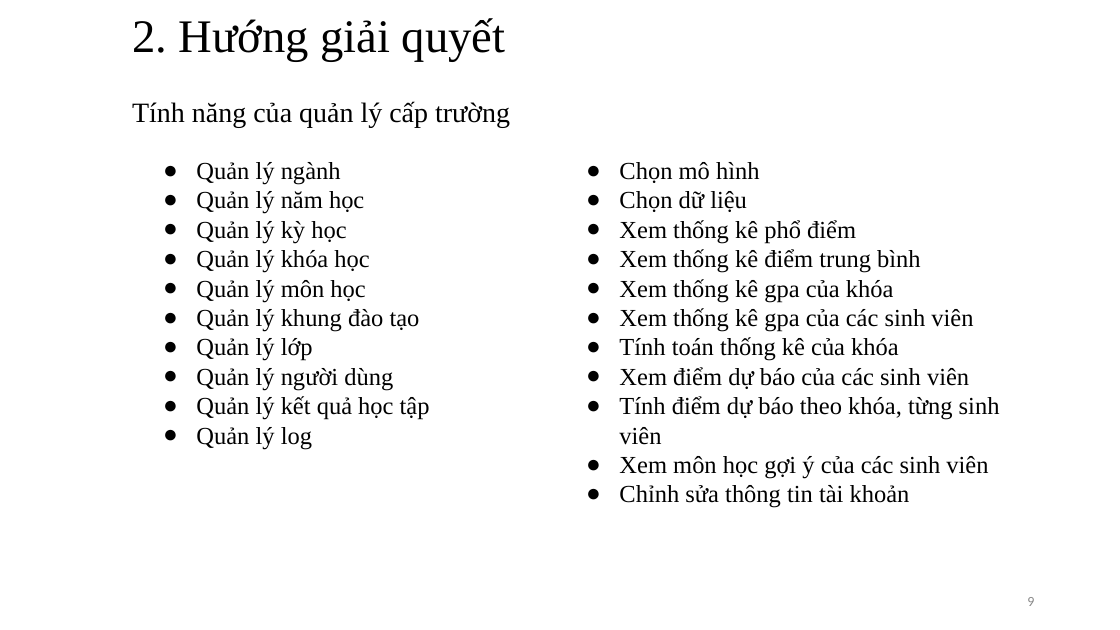
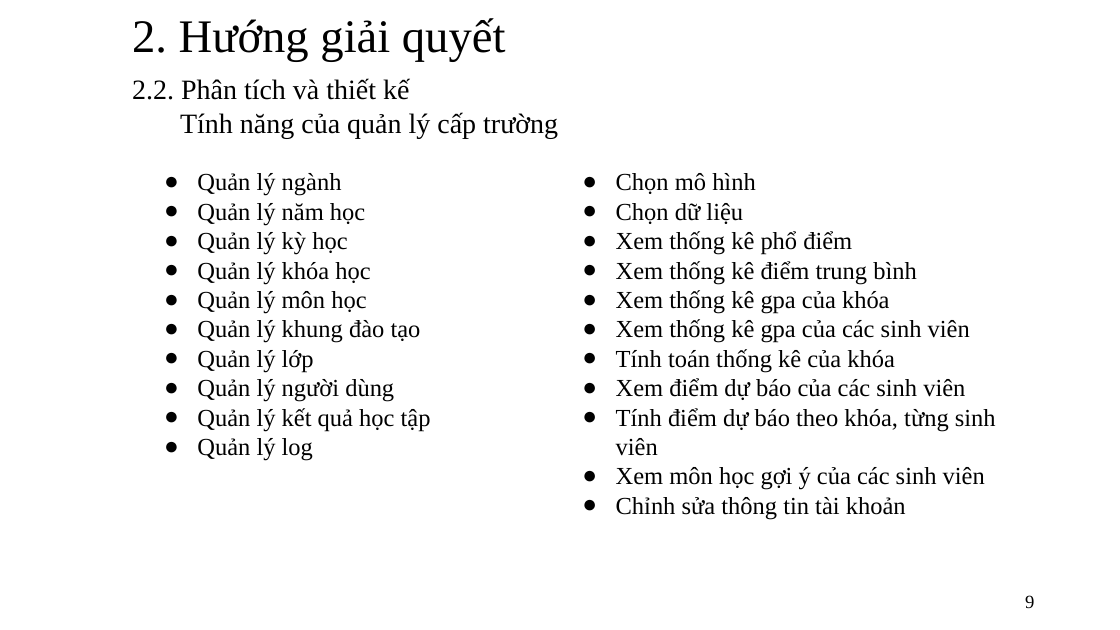
Before and after one commit to trunganhvu/Do_An_Docx, a slide deck: slide 9 of Khóa luận tốt nghiệp .pptx. Drawn at 1120x630 pixels with LibreOffice and Linux fonts; fonts in the diff are those of the drawing. Boxes give left, top, right and bottom in pixels: in the first picture for what was removed or moved away, otherwise in the second. Text is boxed around its words. In the diff, an @@ line names an element or a change of style, - is before the commit and + after.

```diff
--- a/Khóa luận tốt nghiệp .pptx
+++ b/Khóa luận tốt nghiệp .pptx
@@ text added at (x1=132, y1=78, x2=409, y2=100), 24 pt, text #000000 @@
+2.2. Phân tích và thiết kế
@@ subtitle "Tính năng của quản lý ..." moved from (x1=132, y1=101, x2=510, y2=128) to (x1=180, y1=112, x2=558, y2=139) @@
@@ text "Quản lý ngành" moved from (x1=196, y1=162, x2=430, y2=449) to (x1=197, y1=173, x2=431, y2=461) @@
@@ text "Chọn mô hình" moved from (x1=619, y1=162, x2=1000, y2=508) to (x1=616, y1=173, x2=996, y2=519) @@
@@ page number at (x1=1025, y1=595, x2=1034, y2=609): size 12 to 16 pt, font Calibri to Times New Roman, text colour #888888 to #000000 @@
```
Also in this commit, not shown: 11 other slides changed.
